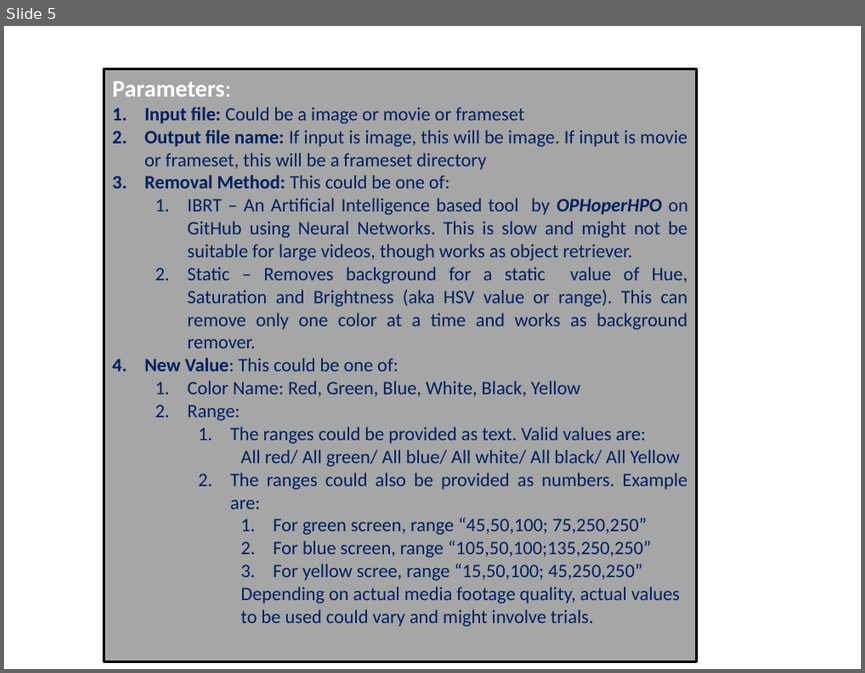
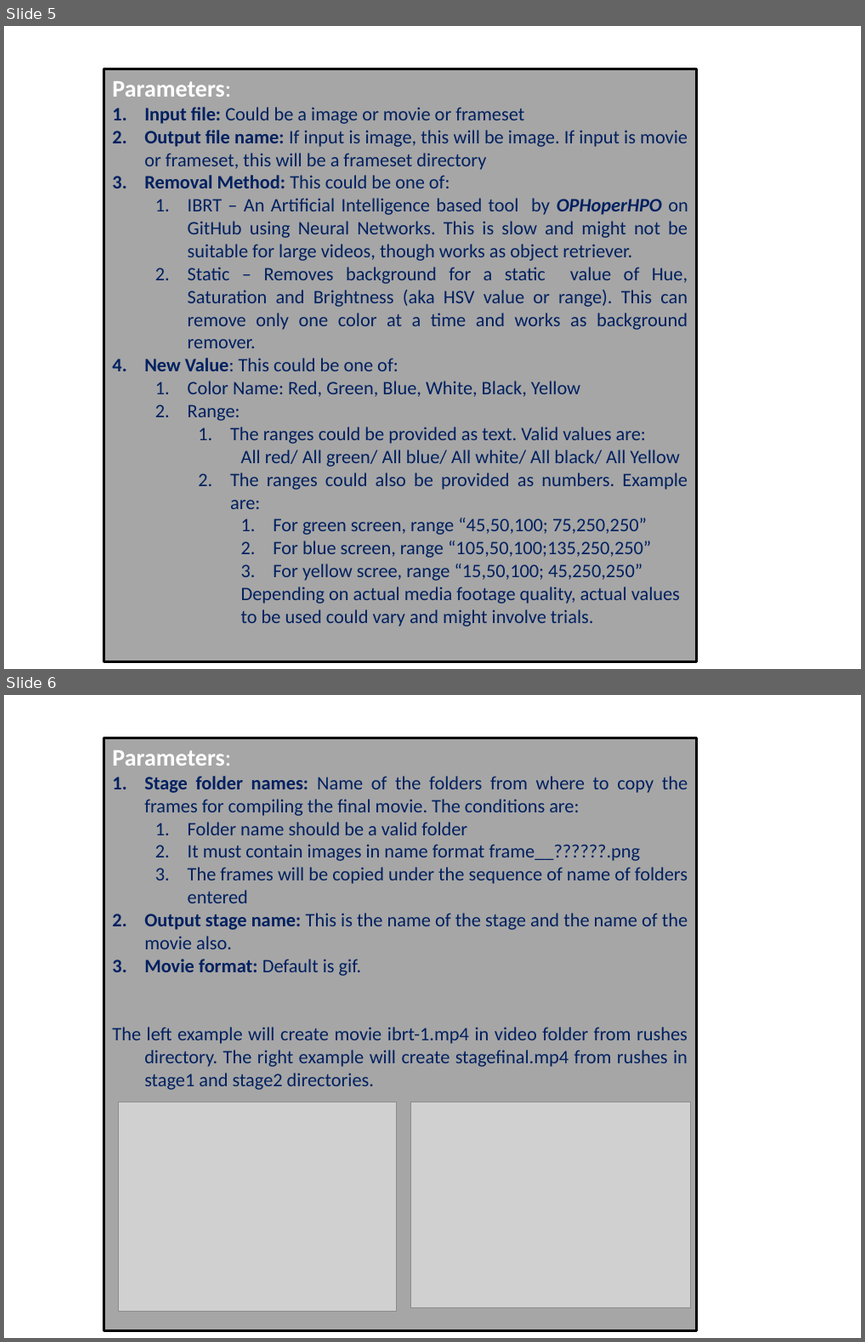
Before and after one commit to ShattereDarkness/memeer, a slide deck: document.pptx. Shown one above the other, each under a label of ours: slide 5 before the commit, slides 5 and 6 after it. The pictures are 865x673 and 865x1342 pixels, drawn with LibreOffice and Linux fonts; fonts in the diff are those of the drawing; grey boxes stand for pictures. Boxes give left, top, right and bottom in pixels: in the first picture for what was removed or moved away, otherwise in the second. Text is boxed around its words. In the diff, an @@ line names an element or a change of style, - is before the commit and + after.

```diff
--- a/document.pptx
+++ b/document.pptx
@@ slide 6 added at bbox=[4, 695, 861, 1338], background #FFFFFF @@
@@ rectangle added at bbox=[104, 737, 697, 1331], fill #A6A6A6, outline #000000 2 pt, 16 pt, text #002060 @@
+Parameters:
+1. Stage folder names: Name of the folders from where to copy the frames for compiling the final movie. The conditions are:
+  1. Folder name should be a valid folder
+  2. It must contain images in name format frame__??????.png
+  3. The frames will be copied under the sequence of name of folders entered
+2. Output stage name: This is the name of the stage and the name of the movie also.
+3. Movie format: Default is gif.
+The left example will create movie ibrt-1.mp4 in video folder from rushes directory. The right example will create stagefinal.mp4 from rushes in stage1 and stage2 directories.
@@ picture added at bbox=[118, 1102, 397, 1311] @@
@@ picture added at bbox=[411, 1102, 690, 1308] @@
```
Also in this commit, not shown: 2 other slides added, 7 other files.
